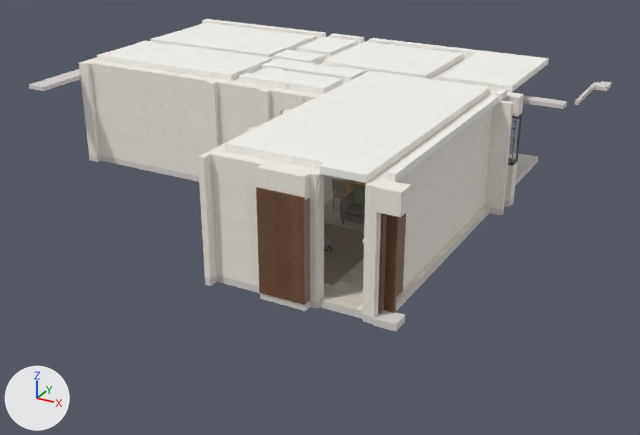
Renders of the glTF model private/models/kk_unit_A.glb from each side of a commit.
Both versions are drawn from a camera (50 mm lens) standing at (0.99, -10.73, 8.16) and looking at (-8.15, 5.88, -0.15). The lights are fixed; the arrows at lower left show +X, +Y and +Z. The older version comes first. Where no turn or scale is listed for an object, it has been applied to the vertices.

The older version as bpy lines, for what is in view:
```python
me_archwalls = bpy.data.meshes.new('ArchWalls')
me_archwalls.from_pydata(...)  # 807 vertices, 2005 faces; spans x -5.54..5.54, y -5.23..5.23, z -1.28..1.28
me_archwalls.materials.append(mat_plaster)
me_floor_a0_living = bpy.data.meshes.new('Floor_A0_living')
me_floor_a0_living.from_pydata(...)  # 40 vertices, 72 faces; spans x -1.64..1.64, y -3.39..3.39, z -0.01..0.01
me_floor_a0_living.materials.append(mat_marble)
me_floor_a1_passage = bpy.data.meshes.new('Floor_A1_passage')
me_floor_a1_passage.from_pydata(...)  # 16 vertices, 24 faces; spans x -0.06..0.06, y -3.07..3.07, z -0.01..0.01
me_floor_a1_passage.materials.append(mat_marble)
ob_archwalls = bpy.data.objects.new('ArchWalls', me_archwalls)
ob_archwalls.location = (-10.02, 7.09, 1.27)
ob_floor_a0_living = bpy.data.objects.new('Floor_A0_living', me_floor_a0_living)
ob_floor_a0_living.location = (-6.61, 5.56, 0.01)
ob_floor_a1_passage = bpy.data.objects.new('Floor_A1_passage', me_floor_a1_passage)
ob_floor_a1_passage.location = (-4.84, 5.53, 0.01)
# also in view: 'Slab' at (-10.02, 7.09, -0.08); 'sofa1_15' at (-7.03, 5.77, 0.4); 'Ceiling' at (-10.15, 7.09, 2.62); 'Chajja' at (-9.63, 8.63, 2.15); 'DoorFrames' at (-8.04, 6.18, 1.08)
```
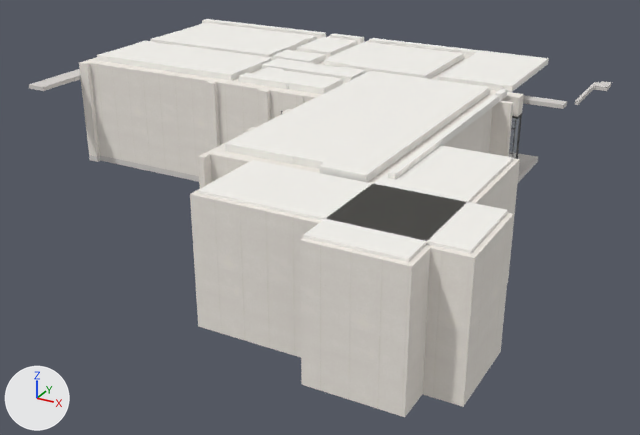
Where the newer file only moved an object's origin or applied its transform, the numbers keep the older frame.

Where the change shows, as pixel boxes [x1, y1, x2, y2] in the pictures (640 x 435 px):
'Lobby_1', added: after [190, 160, 514, 407]
    faces in mat_plaster: [190, 162, 514, 407]
    faces in mat_ceiling (white #f7f5f0): [198, 160, 508, 254]
'Lobby', added: after [300, 144, 520, 417]
    faces in mat_plaster: [300, 158, 520, 417]
    faces in mat_ceiling (white #f7f5f0): [303, 144, 513, 262]
'DoorFrames', unchanged, covered by the edit: before [256, 187, 406, 314]
'Slab', unchanged, covered by the edit: before [89, 154, 538, 332]; after [89, 154, 538, 182]
'sofa3_5', unchanged, covered by the edit: before [324, 223, 364, 285]
'Floor_A0_living', unchanged, covered by the edit: before [320, 197, 364, 312]

What changed in the scene script:
```text
Add me_lobby_1:
    me_lobby_1.from_pydata(...)  # 28 vertices, 60 faces; spans x -2.5..2.5, y -0.9..0.9, z -1.32..1.32
    # faces by material slot: [36, 12, 12]
    me_lobby_1.materials.append(mat_plaster)
    me_lobby_1.materials.append(mat_ceiling)  # white #f7f5f0
    me_lobby_1.materials.append(mat_marble)
Add me_lobby:
    me_lobby.from_pydata(...)  # 28 vertices, 60 faces; spans x -0.9..0.9, y -2.5..2.5, z -1.32..1.32
    # faces by material slot: [36, 12, 12]
    me_lobby.materials.append(mat_plaster)
    me_lobby.materials.append(mat_ceiling)  # white #f7f5f0
    me_lobby.materials.append(mat_marble)
Add ob_lobby_1:
    ob_lobby_1 = bpy.data.objects.new('Lobby_1', me_lobby_1)
    ob_lobby_1.location = (-5.05, 1.18, 1.28)
Add ob_lobby:
    ob_lobby = bpy.data.objects.new('Lobby', me_lobby)
    ob_lobby.location = (-4.13, 2.1, 1.28)
```
